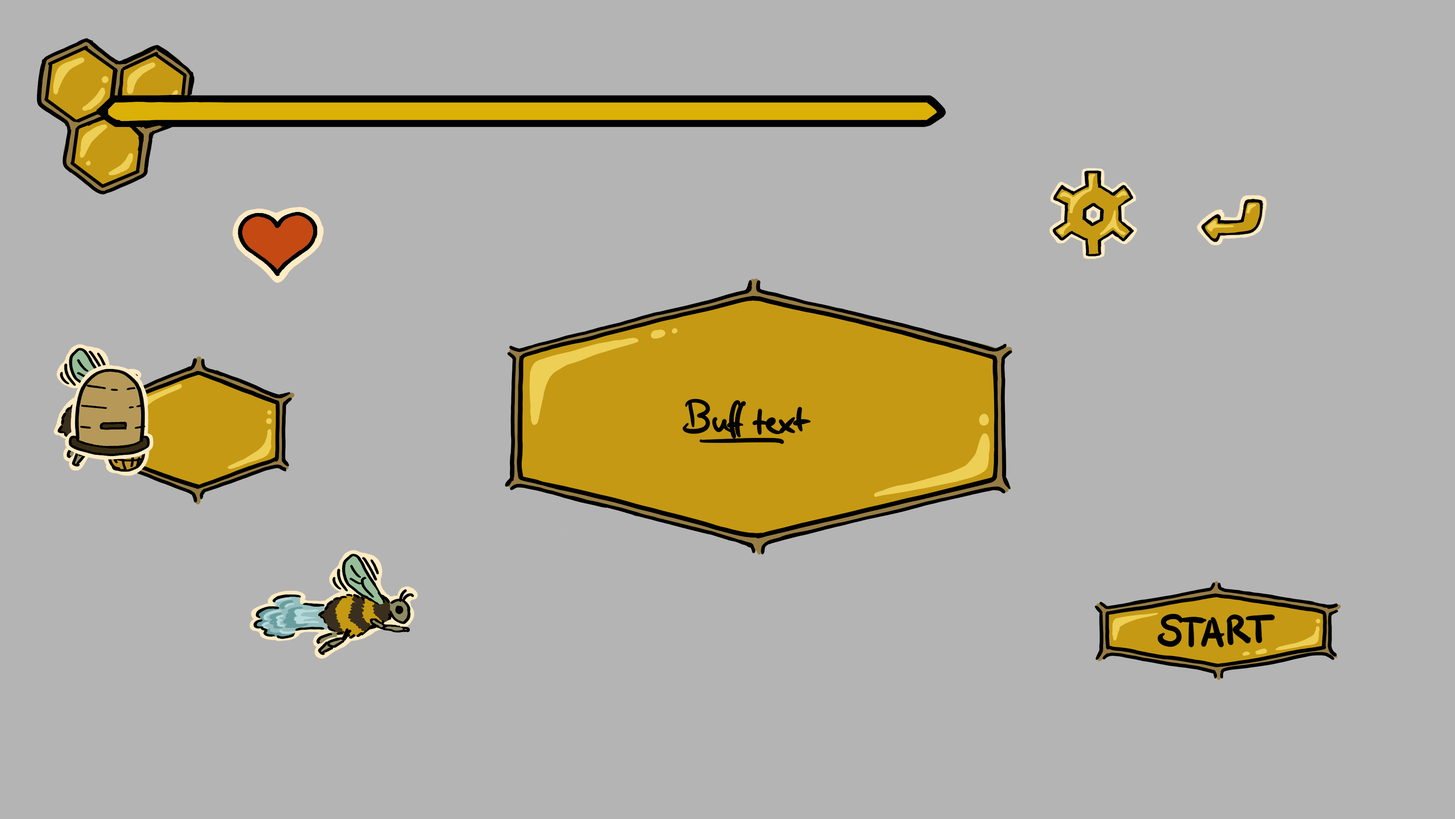
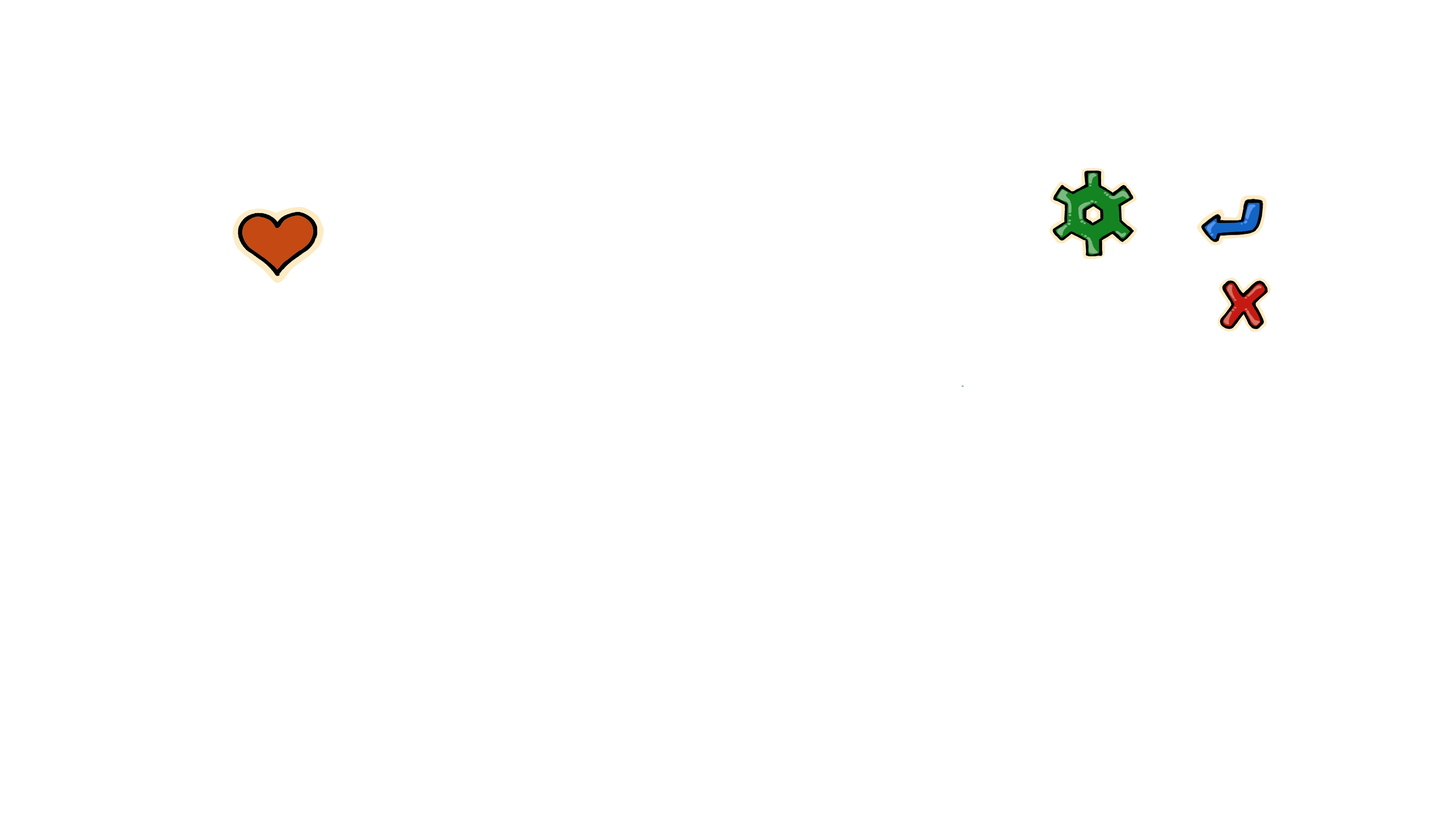
Layers edited between the first and the second 1455 × 819 image:
removed layer "herz" over [232, 170, 1265, 284]
painted on "Layer 3" over [232, 170, 1272, 387]
hid "Layer 2" over [682, 398, 1276, 648]
hid "StaminaStrich" over [108, 101, 938, 121]
hid "hive" over [64, 364, 154, 460]
hid "buff bee" over [249, 549, 419, 660]
hid "carrying bee" over [53, 344, 150, 476]
hid "Layer 1" over [36, 37, 1342, 680]
hid "Paper" over [0, 0, 1455, 819]
